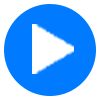
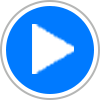
Layer changes from the first w=100, h=100 image to the second:
added layer "Ellipse 1 Kopie" above "Ellipse 1" over [0, 0, 100, 100]
painted on "Ellipse 1" over [4, 4, 96, 96]
